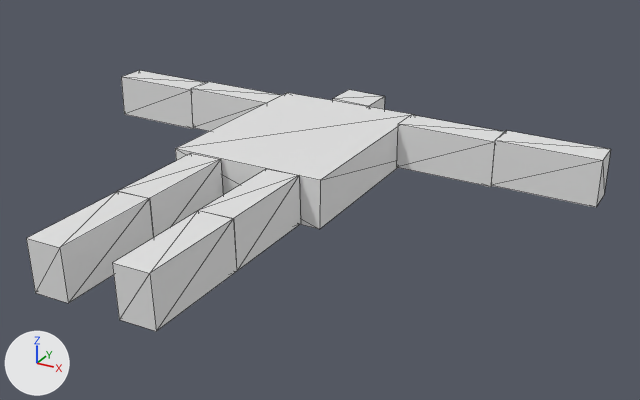
What one commit did to the COLLADA model res/humangl/idle.dae.
Both versions are drawn from a 50 mm lens placed at (5.41, -5.34, 4.06), pointed at (0.7, 3.21, -0.22). Every picture has the same lights, and +X, +Y and +Z are marked at lower left. Mesh edges are drawn as thin lines.

Before the edit, the objects in view are built like this:
```python
ob_cube = bpy.data.objects.new('Cube', me_cube)
ob_cube.location = (0.0, 0.0, 0.0)
ob_cube_002 = bpy.data.objects.new('Cube.002', me_cube_004)
ob_cube_002.location = (0.0, 0.0, 0.0)
ob_cube_003 = bpy.data.objects.new('Cube.003', me_cube_005)
ob_cube_003.location = (0.0, 0.0, 0.0)
ob_cube_004 = bpy.data.objects.new('Cube.004', me_cube_006)
ob_cube_004.location = (0.0, 0.0, 0.0)
ob_cube_005 = bpy.data.objects.new('Cube.005', me_cube_007)
ob_cube_005.location = (0.0, 0.0, 0.0)
ob_cube_006 = bpy.data.objects.new('Cube.006', me_cube_008)
ob_cube_006.location = (0.0, 0.0, 0.0)
ob_cube_007 = bpy.data.objects.new('Cube.007', me_cube_009)
ob_cube_007.location = (0.0, 0.0, 0.0)
ob_cube_008 = bpy.data.objects.new('Cube.008', me_cube_010)
ob_cube_008.location = (0.0, 0.0, 0.0)
ob_cube_009 = bpy.data.objects.new('Cube.009', me_cube_011)
ob_cube_009.location = (0.0, 0.0, 0.0)
# also in view: 'Cube.001' at (-1.66, 4.99, 0.01)
```
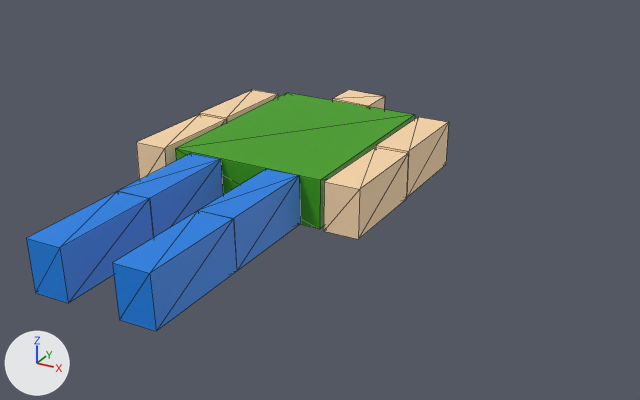
Changed parts and their boxes [x1, y1, x2, y2] in the pictures (640 x 400 px):
'Cube', recoloured (white to green): [175, 93, 415, 229] in both
'Cube.003', reshaped (30% narrower, 21% taller): before [491, 131, 611, 207]; after [324, 147, 408, 239]
'Cube.006', recoloured (white to blue): [112, 211, 237, 331] in both
'Cube.008', recoloured (white to blue): [26, 191, 153, 303] in both
'Cube.004', reshaped (32% narrower, 11% taller): before [396, 115, 504, 187]; after [376, 117, 449, 197]
'Cube.002', reshaped: before [121, 70, 206, 129]; after [136, 115, 226, 180]
'Cube.005', recoloured (white to blue): [198, 169, 301, 271] in both
'Cube.007', recoloured (white to blue): [119, 153, 223, 238] in both
'Cube.001', reshaped: before [191, 82, 282, 131]; after [200, 90, 278, 123]
'Cube.009', recoloured (white to beige): [332, 90, 385, 109] in both

The change, as a diff of the scene's bpy script:
```diff
--- a/res/humangl/idle.dae.py
+++ b/res/humangl/idle.dae.py
@@ me_cube @@
 me_cube.from_pydata(...)  # 8 vertices, 12 faces; spans x -1.0..1.0, y 2.67..5.33, z -0.31..0.31
-me_cube.materials.append(mat_material)  # white #e7e7e7
+me_cube.materials.append(mat_material_006)  # green #3ea200
@@ me_cube_003 @@
-me_cube_003.from_pydata(...)  # 8 vertices, 12 faces; spans x -2.321..-1.005, y 4.774..5.209, z -0.298..0.323
-me_cube_003.materials.append(mat_material)  # white #e7e7e7
+me_cube_003.from_pydata(...)  # 8 vertices, 12 faces; spans x -1.534..-1.095, y 3.911..5.228, z -0.298..0.323
+# me_cube_003 part 3: the whole mesh is rebuilt
+me_cube_003.materials.append(mat_material_007)  # beige #ffdbac
@@ me_cube_004 @@
-me_cube_004.from_pydata(...)  # 8 vertices, 12 faces; spans x -3.632..-2.316, y 4.774..5.209, z -0.298..0.323
-me_cube_004.materials.append(mat_material)  # white #e7e7e7
+me_cube_004.from_pydata(...)  # 8 vertices, 12 faces; spans x -1.534..-1.095, y 2.587..3.905, z -0.298..0.323
+# me_cube_004 part 4: the whole mesh is rebuilt
+me_cube_004.materials.append(mat_material_007)  # beige #ffdbac
@@ me_cube_005 @@
-me_cube_005.from_pydata(...)  # 8 vertices, 12 faces; spans x 2.309..3.625, y 4.774..5.209, z -0.298..0.323
-me_cube_005.materials.append(mat_material)  # white #e7e7e7
+me_cube_005.from_pydata(...)  # 8 vertices, 12 faces; spans x 1.094..1.533, y 2.587..3.905, z -0.298..0.323
+# me_cube_005 part 2: the whole mesh is rebuilt
+me_cube_005.materials.append(mat_material_007)  # beige #ffdbac
@@ me_cube_006 @@
-me_cube_006.from_pydata(...)  # 8 vertices, 12 faces; spans x 0.998..2.314, y 4.774..5.209, z -0.298..0.323
-me_cube_006.materials.append(mat_material)  # white #e7e7e7
+me_cube_006.from_pydata(...)  # 8 vertices, 12 faces; spans x 1.094..1.533, y 3.911..5.228, z -0.298..0.323
+# me_cube_006 part 1: the whole mesh is rebuilt
+me_cube_006.materials.append(mat_material_007)  # beige #ffdbac
@@ me_cube_007 @@
 me_cube_007.from_pydata(...)  # 8 vertices, 12 faces; spans x 0.305..0.752, y 1.347..2.666, z -0.302..0.307
-me_cube_007.materials.append(mat_material)  # white #e7e7e7
+me_cube_007.materials.append(mat_material_004)  # blue #0d81e7
@@ me_cube_008 @@
 me_cube_008.from_pydata(...)  # 8 vertices, 12 faces; spans x 0.305..0.752, y 0.025..1.345, z -0.302..0.307
-me_cube_008.materials.append(mat_material)  # white #e7e7e7
+me_cube_008.materials.append(mat_material_005)  # blue #0d81e7
@@ me_cube_009 @@
 me_cube_009.from_pydata(...)  # 8 vertices, 12 faces; spans x -0.754..-0.307, y 1.339..2.658, z -0.302..0.307
-me_cube_009.materials.append(mat_material)  # white #e7e7e7
+me_cube_009.materials.append(mat_material_003)  # blue #0d81e7
@@ me_cube_010 @@
 me_cube_010.from_pydata(...)  # 8 vertices, 12 faces; spans x -0.754..-0.307, y 0.018..1.337, z -0.302..0.307
-me_cube_010.materials.append(mat_material)  # white #e7e7e7
+me_cube_010.materials.append(mat_material_002)  # blue #0d81e7
@@ me_cube_011 @@
 me_cube_011.from_pydata(...)  # 8 vertices, 12 faces; spans x -0.268..0.307, y 5.337..5.859, z -0.298..0.323
-me_cube_011.materials.append(mat_material)  # white #e7e7e7
+me_cube_011.materials.append(mat_material_007)  # beige #ffdbac
```
